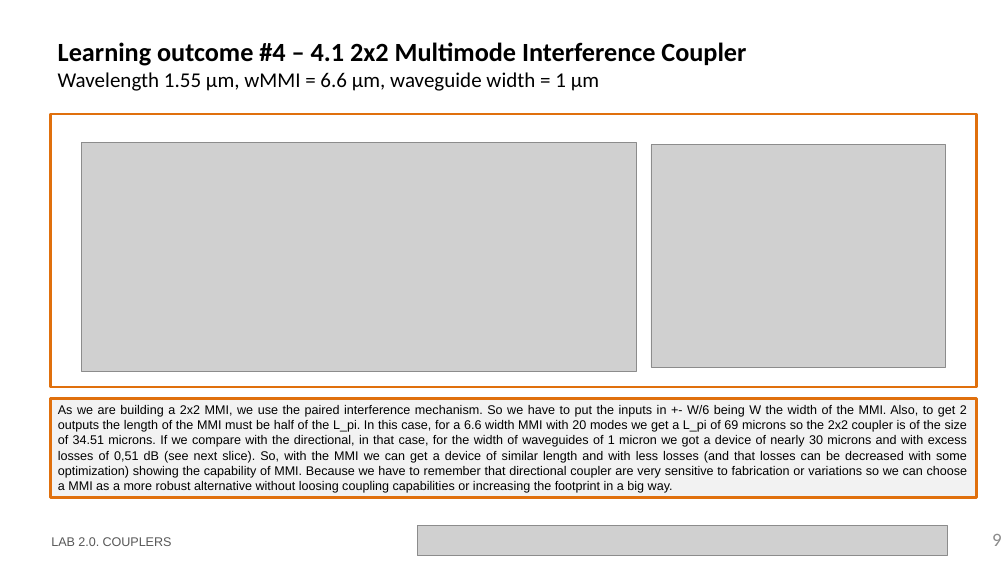
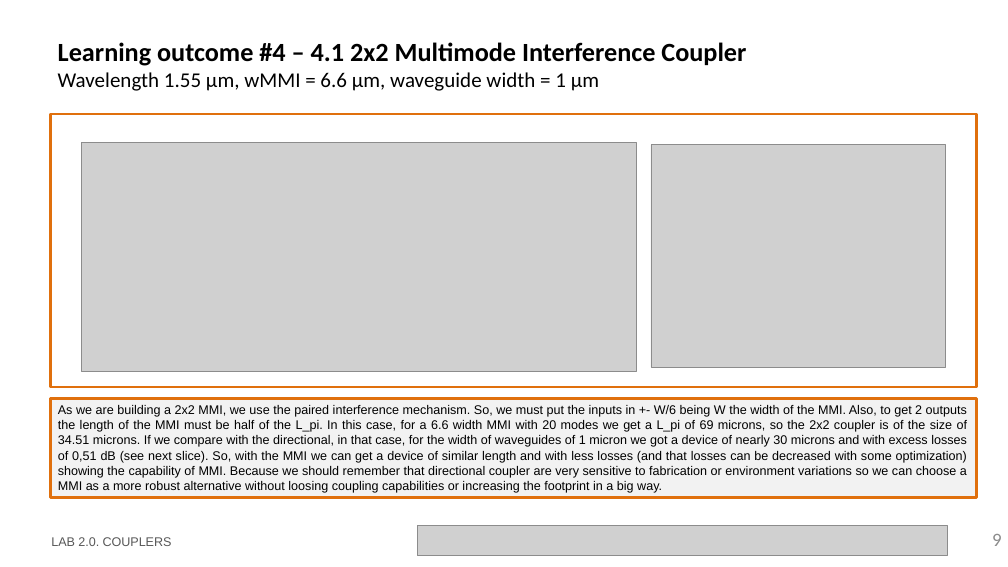
Before and after one commit to DBAEASE/pic-upv-lab2, a slide deck: slide 9 of LabBook_20.pptx. Drawn at 1008x567 pixels with LibreOffice and Linux fonts; fonts in the diff are those of the drawing; grey boxes stand for pictures; background and template pictures are left out. Boxes give left, top, right and bottom in pixels: in the first picture for what was removed or moved away, otherwise in the second. Text is boxed around its words. In the diff, an @@ line names an element or a change of style, - is before the commit and + after.

```diff
--- a/LabBook_20.pptx
+++ b/LabBook_20.pptx
@@ text in rectangle at (58, 405, 967, 493): text changed @@
-As we are building a 2x2 MMI, we use the paired interference mechanism. So we have to put the inputs in +- W/6 being W the width of the MMI. Also, to get 2 outputs the length of the MMI must be half of the L_pi. In this case, for a 6.6 width MMI with 20 modes we get a L_pi of 69 microns so the 2x2 coupler is of the size of 34.51 microns. If we compare with the directional, in that case, for the width of waveguides of 1 micron we got a device of nearly 30 microns and with excess losses of 0,51 dB (see next slice). So, with the MMI we can get a device of similar length and with less losses (and that losses can be decreased with some optimization) showing the capability of MMI. Because we have to remember that directional coupler are very sensitive to fabrication or variations so we can choose a MMI as a more robust alternative without loosing coupling capabilities or increasing the footprint in a big way.
+As we are building a 2x2 MMI, we use the paired interference mechanism. So, we must put the inputs in +- W/6 being W the width of the MMI. Also, to get 2 outputs the length of the MMI must be half of the L_pi. In this case, for a 6.6 width MMI with 20 modes we get a L_pi of 69 microns, so the 2x2 coupler is of the size of 34.51 microns. If we compare with the directional, in that case, for the width of waveguides of 1 micron we got a device of nearly 30 microns and with excess losses of 0,51 dB (see next slice). So, with the MMI we can get a device of similar length and with less losses (and that losses can be decreased with some optimization) showing the capability of MMI. Because we should remember that directional coupler are very sensitive to fabrication or environment variations so we can choose a MMI as a more robust alternative without loosing coupling capabilities or increasing the footprint in a big way.
```
Also in this commit, not shown: 10 other slides changed, 2 slides added, 1 slide removed, 1 other file.
